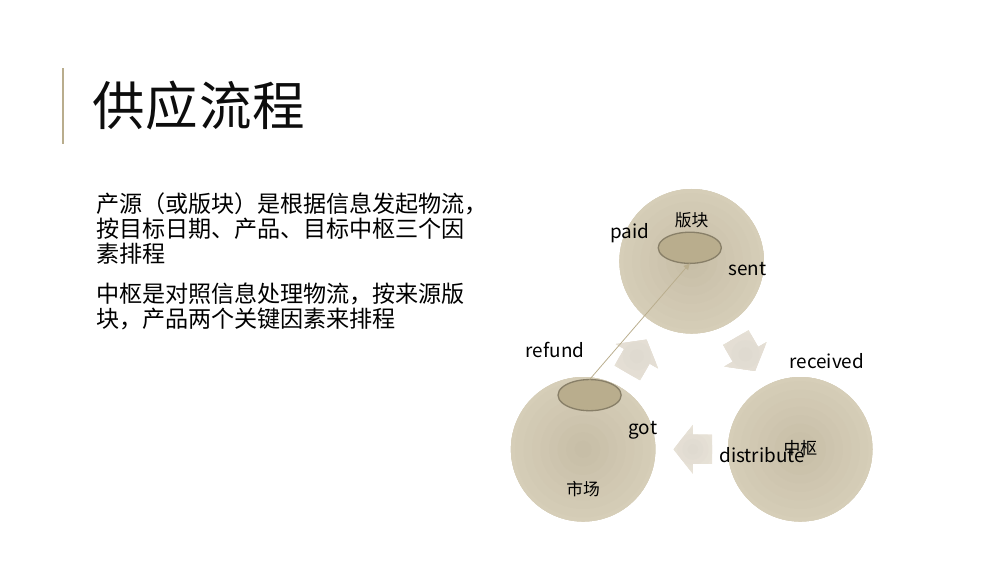
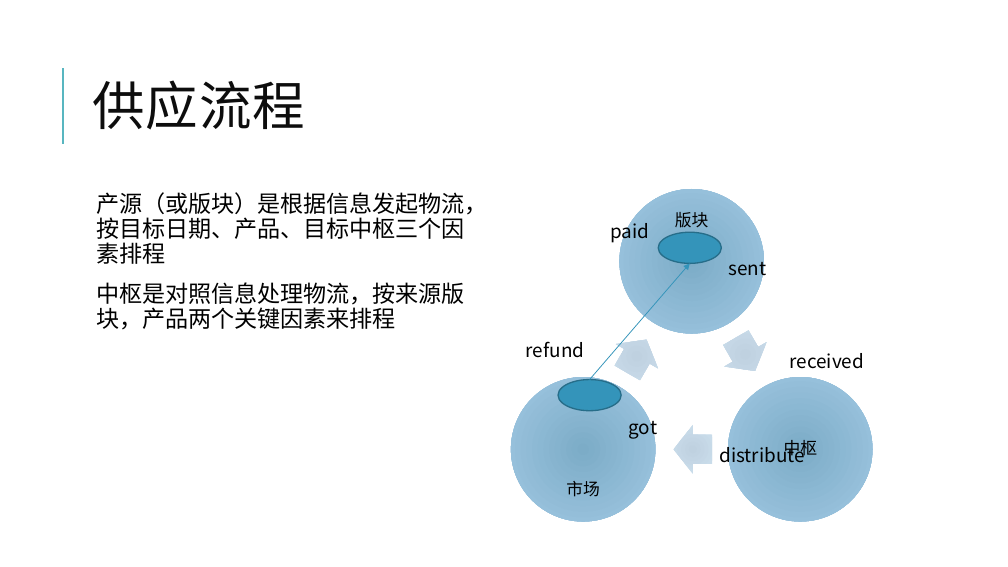
Before and after one commit to jzgi/chainsmart, a slide deck: slide 9 of Docs/品链供销.pptx. Drawn at 1008x567 pixels with LibreOffice and Linux fonts; fonts in the diff are those of the drawing. Boxes give left, top, right and bottom in pixels: in the first picture for what was removed or moved away, otherwise in the second. Text is boxed around its words. In the diff, an @@ line names an element or a change of style, - is before the commit and + after.

```diff
--- a/Docs/品链供销.pptx
+++ b/Docs/品链供销.pptx
@@ line (63, 144) - (63, 68): stroke #B9AD8D 1.5 pt to #58B6C0 1.5 pt @@
@@ ellipse at <box>659,232,722,263</box>: fill #B9AD8D to #3494BA; outline #898068 1.25 pt to #266D8A 1.25 pt @@
@@ arrow (590, 380) - (690, 263): stroke #B9AD8D 0.75 pt to #3494BA 0.75 pt @@
@@ fill gradient #E0DBD1 to #EBE6DB to gradient #BFD3E0 to #CDE0EE in 3 elements at <box>715,325,777,383</box>, <box>674,425,712,474</box>, <box>606,328,668,386</box> @@
@@ fill gradient #C7BEA8 to #DDD4BF to gradient #7CADC8 to #A1C9E3 in 3 elements at <box>619,189,764,333</box>, <box>728,377,873,522</box>, <box>511,377,656,522</box> @@
@@ ellipse at <box>558,380,622,411</box>: fill #B9AD8D to #3494BA; outline #898068 1.25 pt to #266D8A 1.25 pt @@
```
Also in this commit, not shown: 34 other slides changed, 9 other files.
